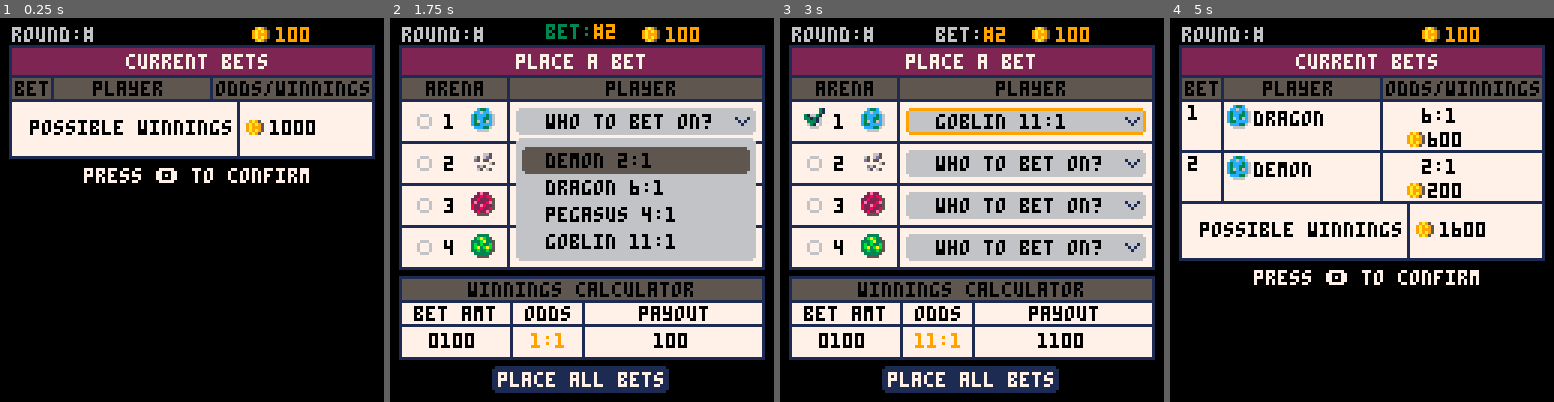
Above: before the commit, frames 1-4 (left to right).
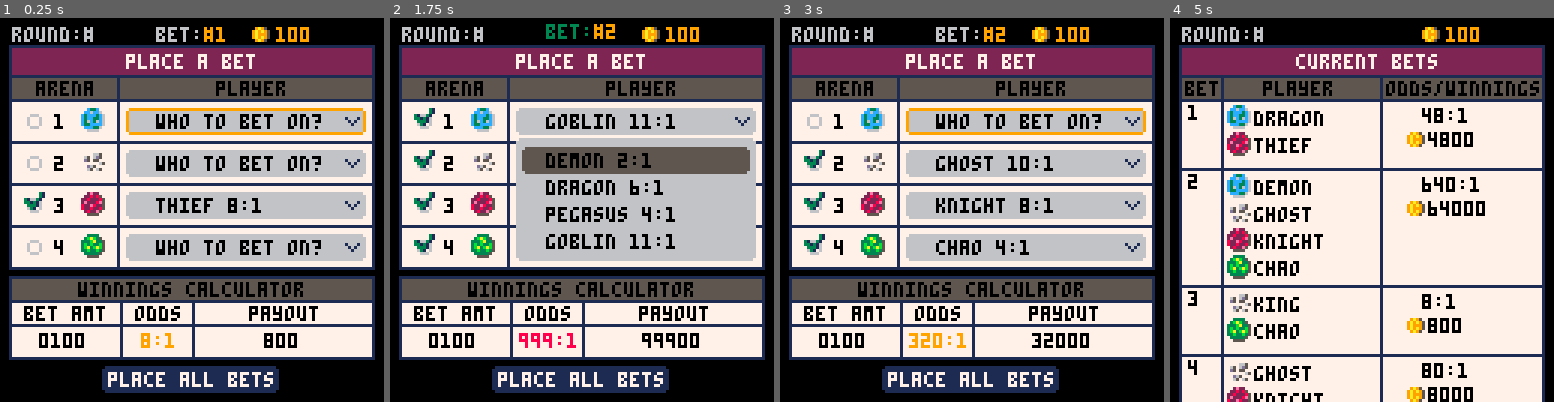
Above: after the commit, the same moments.

Repository: suspicious-smoke/club-bets-pico8
Game: PICO-8 cartridge club-bets.p8
Same seed, same stepped clock (60 frames per second), same inputs: the game is played once before the commit and once after it.
Inputs:
- Up to frame 1 (0.25 s): no input
- Up to frame 2 (1.75 s): tap X (X key) at 0.33, 1.07 s; tap O (Z key) at 0.7, 1.7 s; hold Right from 1.6 s (still down)
- Up to frame 3 (3 s): tap X (X key) at 1.85, 2.97 s; release Right at 2.1 s; tap O (Z key) at 2.1, 2.5, 2.9 s; hold Up 2.15-2.42 s; hold Right from 2.47 s (still down)
- Up to frame 4 (5 s): release Right at 3.03 s; hold Left 3.08-3.58 s; tap O (Z key) every 0.4 s from 3.3 to 4.9 s; hold Down 3.63-3.97 s; hold Right 4.02-4.68 s; tap X (X key) at 4.08 s; hold Up from 4.73 s (still down)

The runs differ from the first frame. In frame 1, 57% of the frame differs, in the area x 2-98%, y 2-98%; in frame 2, 1.5%; in frame 3, 3.1%; in frame 4, 40%.

Commit message:
small change

Diff:
--- a/club-bets.p8
+++ b/club-bets.p8
@@ -65,12 +65,12 @@
 	_upd=blank
 	_drw=blank
 	fill_arenas()
-	--dummy_bets()
+	dummy_bets()
 
 	--init_quickbetpage()
 	--init_ticket()
-	--init_betpage()
-	init_confirm()
+	init_betpage()
+	--init_confirm()
 end
 
 function dummy_bets()
